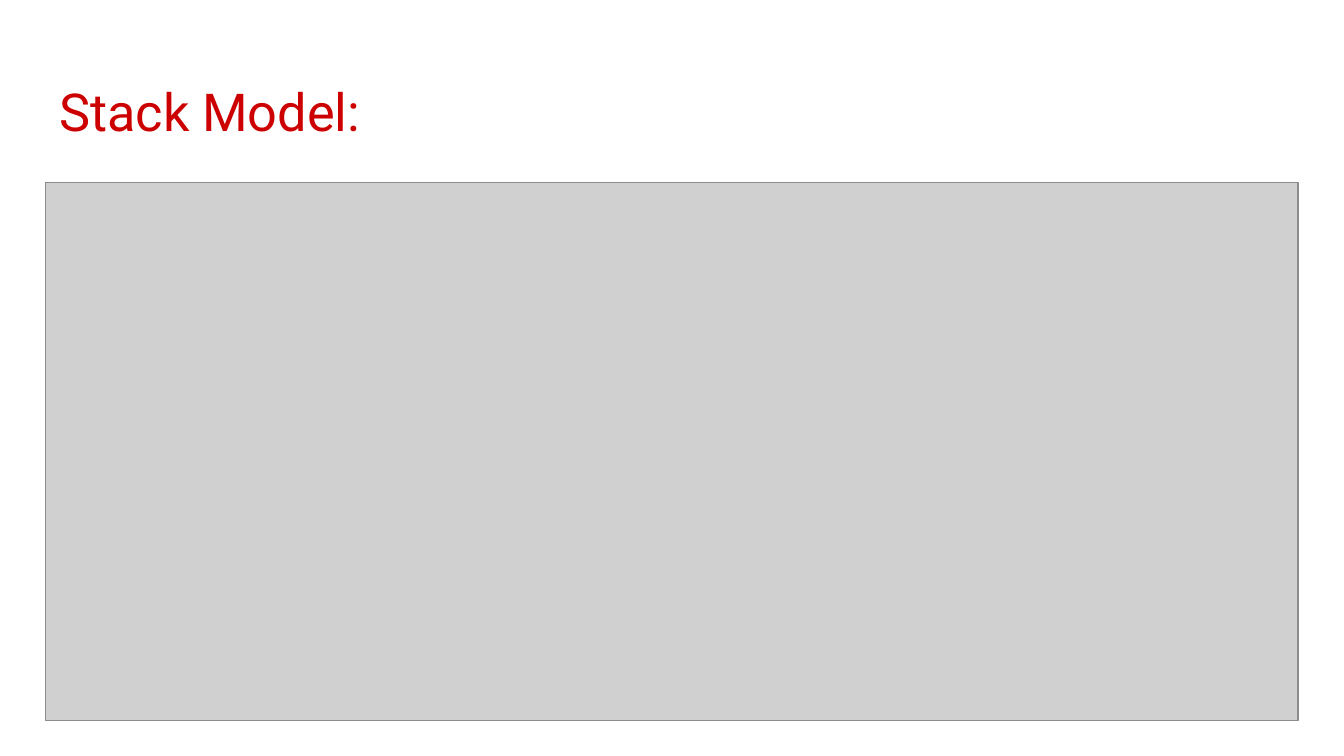
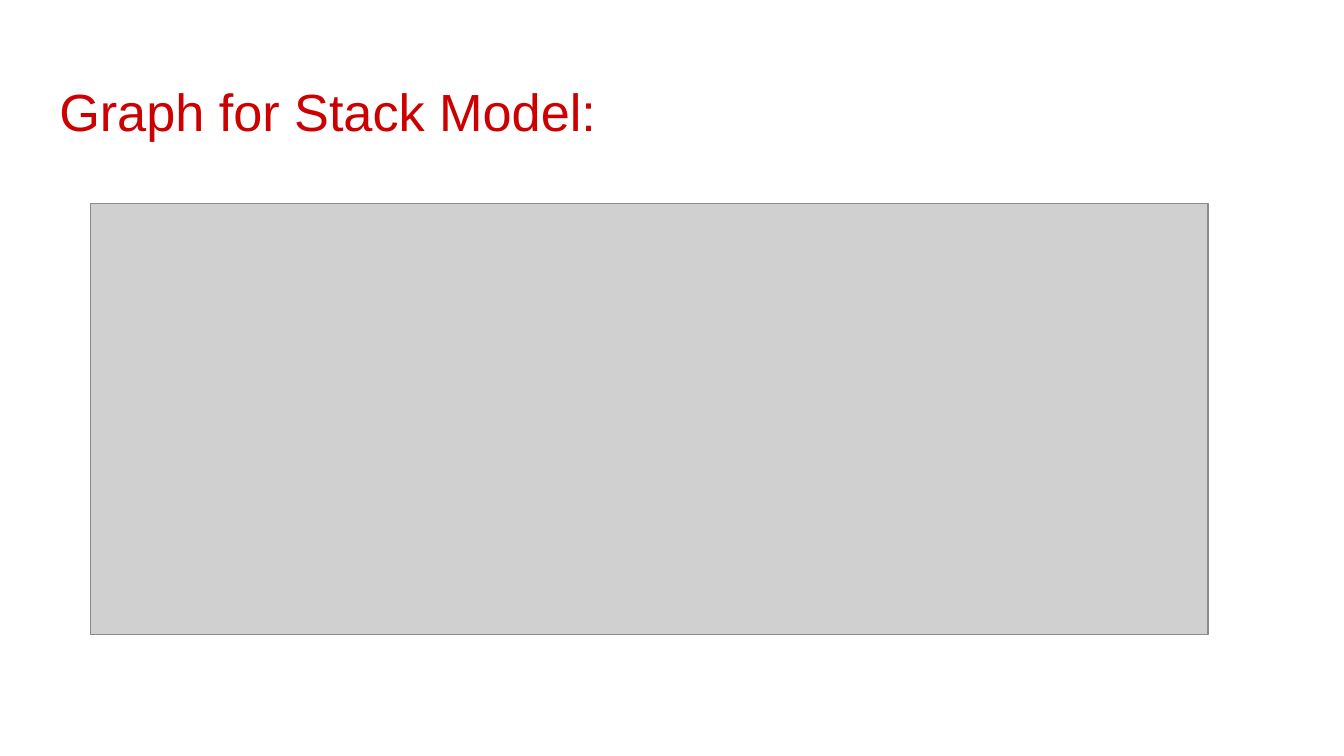
Before and after one commit to hrithikwel8/Rossmann_Sales_Prediction, a slide deck: slide 30 of Rossmann_Sales_Prediction_ppt.pptx (slide 27 before the commit). Drawn at 1344x756 pixels with LibreOffice and Linux fonts; fonts in the diff are those of the drawing; grey boxes stand for pictures; background and template pictures are left out. Boxes give left, top, right and bottom in pixels: in the first picture for what was removed or moved away, otherwise in the second. Text is boxed around its words. In the diff, an @@ line names an element or a change of style, - is before the commit and + after.

```diff
--- a/Rossmann_Sales_Prediction_ppt.pptx
+++ b/Rossmann_Sales_Prediction_ppt.pptx
@@ title at (x1=59, y1=93, x2=596, y2=141): text changed; font Roboto to Arial @@
-Stack Model:
+Graph for Stack Model:
@@ picture resized from (x1=46, y1=183, x2=1298, y2=722) to (x1=90, y1=204, x2=1207, y2=636) @@
```
Also in this commit, not shown: 2 other slides changed, 7 slides added, 3 slides removed.
